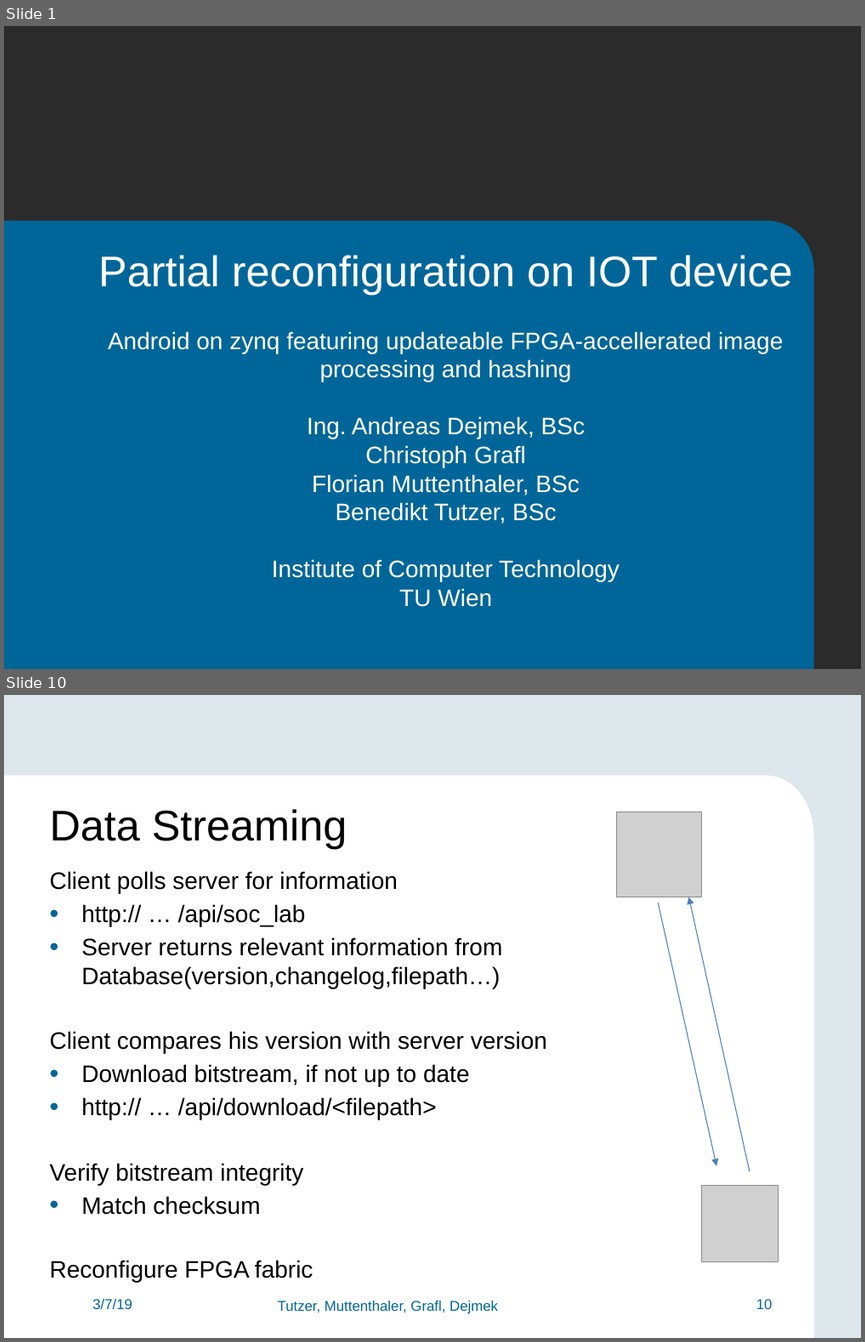
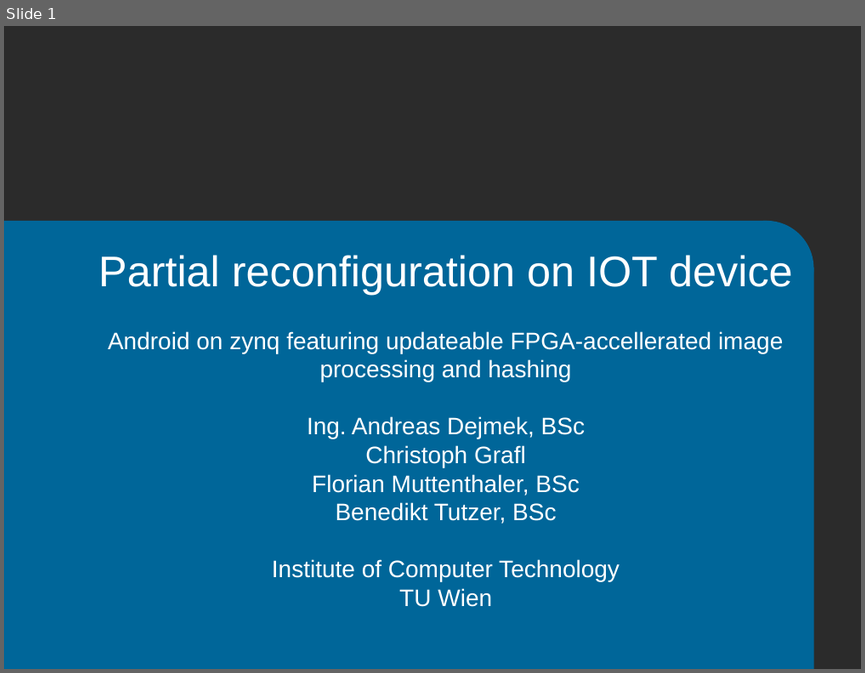
Before and after one commit to FlorianMuttenthaler/SocLabPartialReconfigIot, a slide deck: report/Final_presentation.pptx. Shown one above the other, each under a label of ours: slides 1 and 10 before the commit, slide 1 after it; the slides between them are not shown. The pictures are 865x1342 and 865x673 pixels, drawn with LibreOffice and Linux fonts; fonts in the diff are those of the drawing; grey boxes stand for pictures; background and template pictures are left out; a plain dark background stands for a picture behind light text. Boxes give left, top, right and bottom in pixels: in the first picture for what was removed or moved away, otherwise in the second. Text is boxed around its words. In the diff, an @@ line names an element or a change of style, - is before the commit and + after.

Commit message:
added image processing app slides

```diff
--- a/report/Final_presentation.pptx
+++ b/report/Final_presentation.pptx
@@ slide 10 removed at (4,695,861,1338), background #DEE7EC @@
@@ rectangle removed at (4,776,767,1338) @@
@@ ellipse removed at (719,776,814,895) @@
@@ text removed at (50,809,347,849) @@
-Data Streaming
@@ picture removed at (616,811,701,896) @@
@@ rectangle removed at (462,834,814,1338) @@
@@ text removed at (50,871,547,1281) @@
-Client polls server for information
-• http:// … /api/soc_lab
-• Server returns relevant information from Database(version,changelog,filepath…)
-Client compares his version with server version
-• Download bitstream, if not up to date
-• http:// … /api/download/<filepath>
-Verify bitstream integrity
-• Match checksum
-Reconfigure FPGA fabric
@@ freeform shape removed at (688,897,749,1171) @@
@@ freeform shape removed at (658,902,716,1165) @@
@@ picture removed at (702,1185,778,1261) @@
@@ text removed at (92,1299,132,1309) @@
-3/7/19
@@ text removed at (278,1300,498,1314) @@
-Tutzer, Muttenthaler, Grafl, Dejmek
@@ page number removed at (756,1299,772,1309) @@
-10
```
Also in this commit, not shown: 14 slides changed, 5 slides added, 3 other slides removed.
